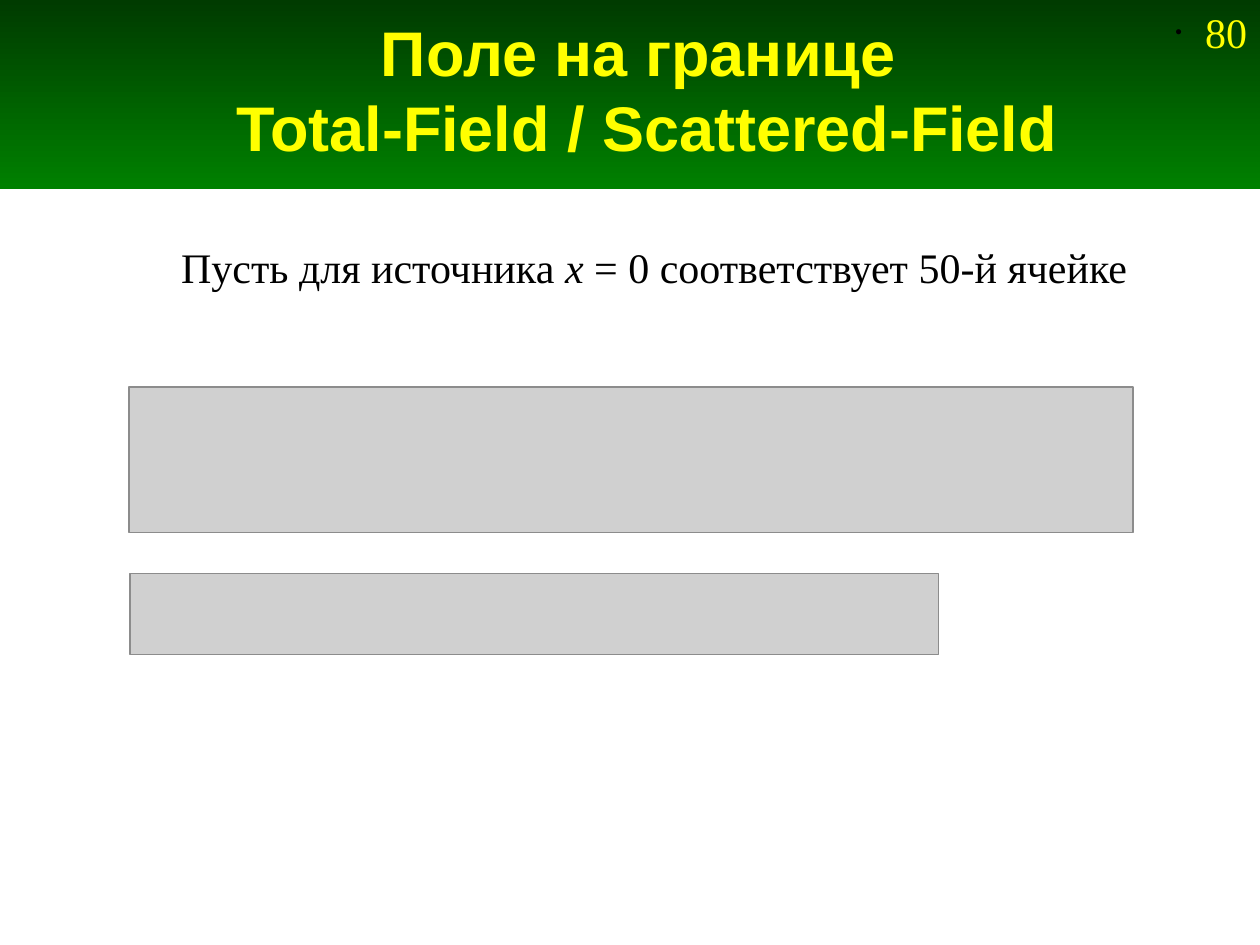
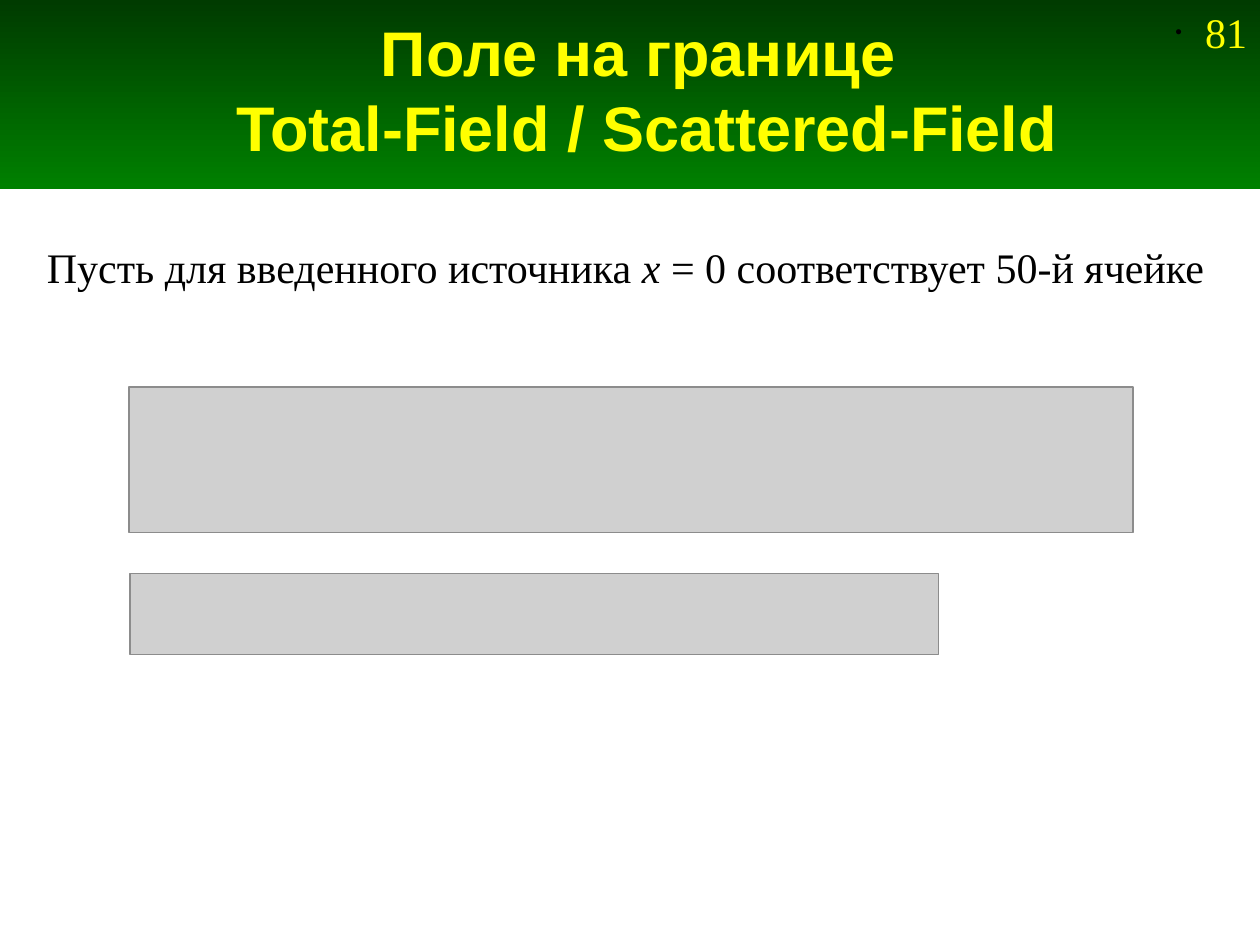
Before and after one commit to andris0147sv/modelling, a slide deck: slide 81 of presentations/2. FDTD.odp (slide 80 before the commit). Drawn at 1260x945 pixels with LibreOffice and Linux fonts; fonts in the diff are those of the drawing; grey boxes stand for pictures. Boxes give left, top, right and bottom in pixels: in the first picture for what was removed or moved away, otherwise in the second. Text is boxed around its words. In the diff, an @@ line names an element or a change of style, - is before the commit and + after.

```diff
--- a/presentations/2. FDTD.odp
+++ b/presentations/2. FDTD.odp
@@ page number at [1205, 20, 1247, 49]: text changed @@
-• 80
+• 81
@@ text at [47, 254, 1204, 292]: text changed @@
-Пусть для источника x = 0 соответствует 50-й ячейке
+Пусть для введенного источника x = 0 соответствует 50-й ячейке
```
Also in this commit, not shown: 4 other slides changed, 2 slides added, 6 other files.
